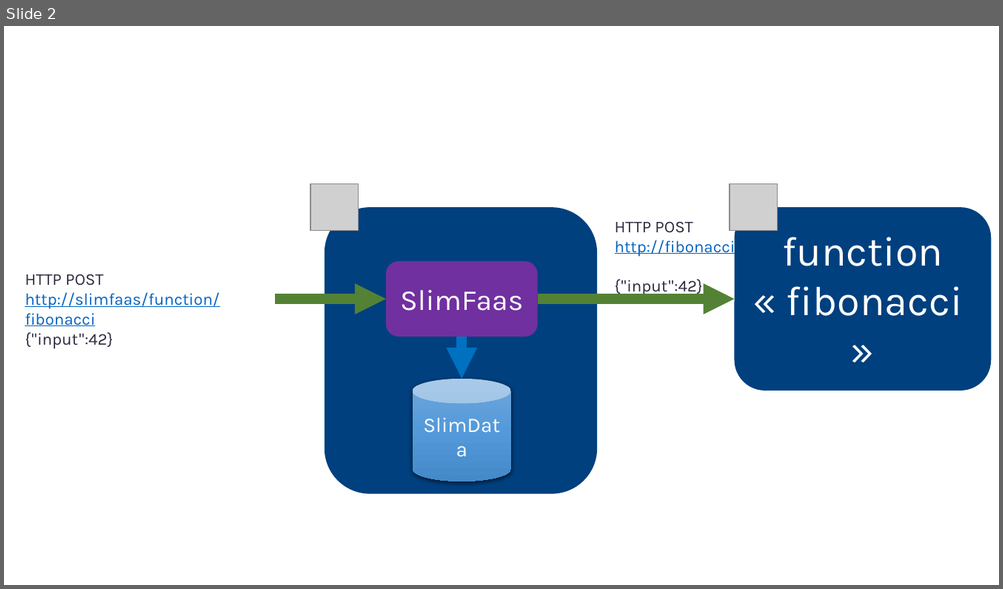
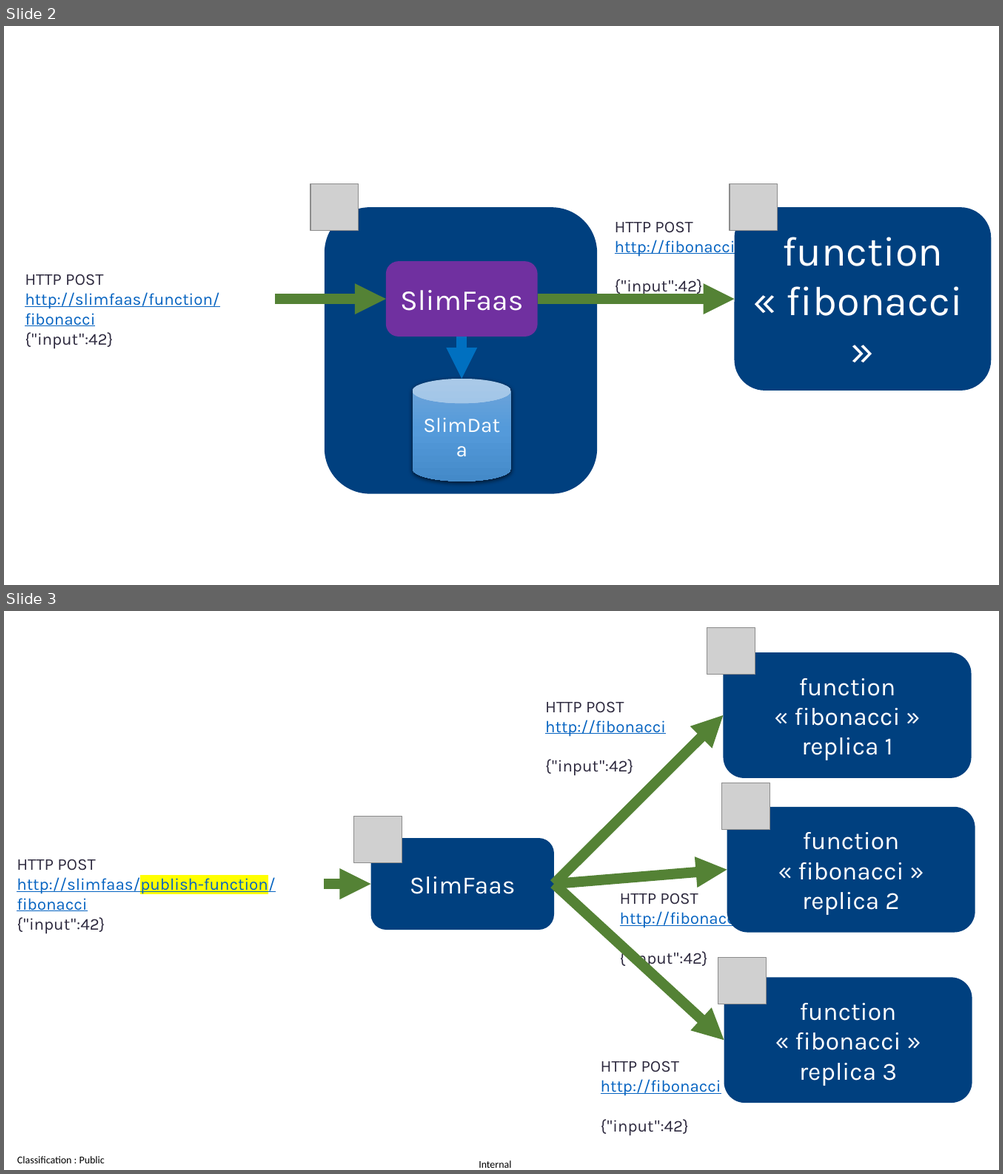
Before and after one commit to AxaFrance/SlimFaas, a slide deck: documentation/slimfaas.pptx. Shown one above the other, each under a label of ours: slide 2 before the commit, slides 2 and 3 after it. The pictures are 1003x589 and 1003x1174 pixels, drawn with LibreOffice and Linux fonts; fonts in the diff are those of the drawing; grey boxes stand for pictures. Boxes give left, top, right and bottom in pixels: in the first picture for what was removed or moved away, otherwise in the second. Text is boxed around its words. In the diff, an @@ line names an element or a change of style, - is before the commit and + after.

Commit message:
feat(slimfaas): publish sync mode to all pods (#55)
* feat(slimfaas): publish sync mode to all pods

* test

* update

* update

* update docs

* update

* update

* update

* uupdate

```diff
--- a/documentation/slimfaas.pptx
+++ b/documentation/slimfaas.pptx
@@ slide 3 added at (x1=4, y1=611, x2=999, y2=1170), background #FFFFFF @@
@@ picture added at (x1=707, y1=628, x2=754, y2=675) @@
@@ rounded rectangle added at (x1=723, y1=652, x2=971, y2=778), fill #003F7F, 24 pt, text #FFFFFF @@
+function « fibonacci » replica 1
@@ text added at (x1=545, y1=701, x2=666, y2=776), 16 pt, text #2D293E @@
+HTTP POST
+http://fibonacci
+{"input":42}
@@ arrow added from (554, 884) to (723, 715), #548235 10 pt @@
@@ picture added at (x1=722, y1=783, x2=769, y2=830) @@
@@ rounded rectangle added at (x1=727, y1=807, x2=975, y2=933), fill #003F7F, 24 pt, text #FFFFFF @@
+function « fibonacci » replica 2
@@ picture added at (x1=354, y1=816, x2=401, y2=863) @@
@@ rounded rectangle added at (x1=371, y1=839, x2=555, y2=931), fill #003F7F, 24 pt, text #FFFFFF @@
+SlimFaas
@@ text added at (x1=17, y1=859, x2=275, y2=934), 16 pt, text #0563C1, underline @@
+HTTP POST
+http://slimfaas/publish-function/fibonacci
+{"input":42}
@@ arrow added from (554, 884) to (727, 870), #548235 10 pt @@
@@ arrow added from (324, 884) to (371, 884), #548235 10 pt @@
@@ arrow added from (554, 884) to (724, 1041), #548235 10 pt @@
@@ text added at (x1=620, y1=893, x2=740, y2=968), 16 pt, text #2D293E @@
+HTTP POST
+http://fibonacci
+{"input":42}
@@ picture added at (x1=718, y1=958, x2=765, y2=1005) @@
@@ rounded rectangle added at (x1=724, y1=977, x2=972, y2=1102), fill #003F7F, 24 pt, text #FFFFFF @@
+function « fibonacci » replica 3
@@ text added at (x1=600, y1=1061, x2=721, y2=1136), 16 pt, text #2D293E @@
+HTTP POST
+http://fibonacci
+{"input":42}
@@ text added at (x1=17, y1=1156, x2=105, y2=1164), 10 pt, text #000000 @@
+Classification : Public
@@ text added at (x1=478, y1=1161, x2=511, y2=1168), 10 pt, text #000000 @@
+Internal
```
Also in this commit, not shown: 1 other slide added, 14 other files.
